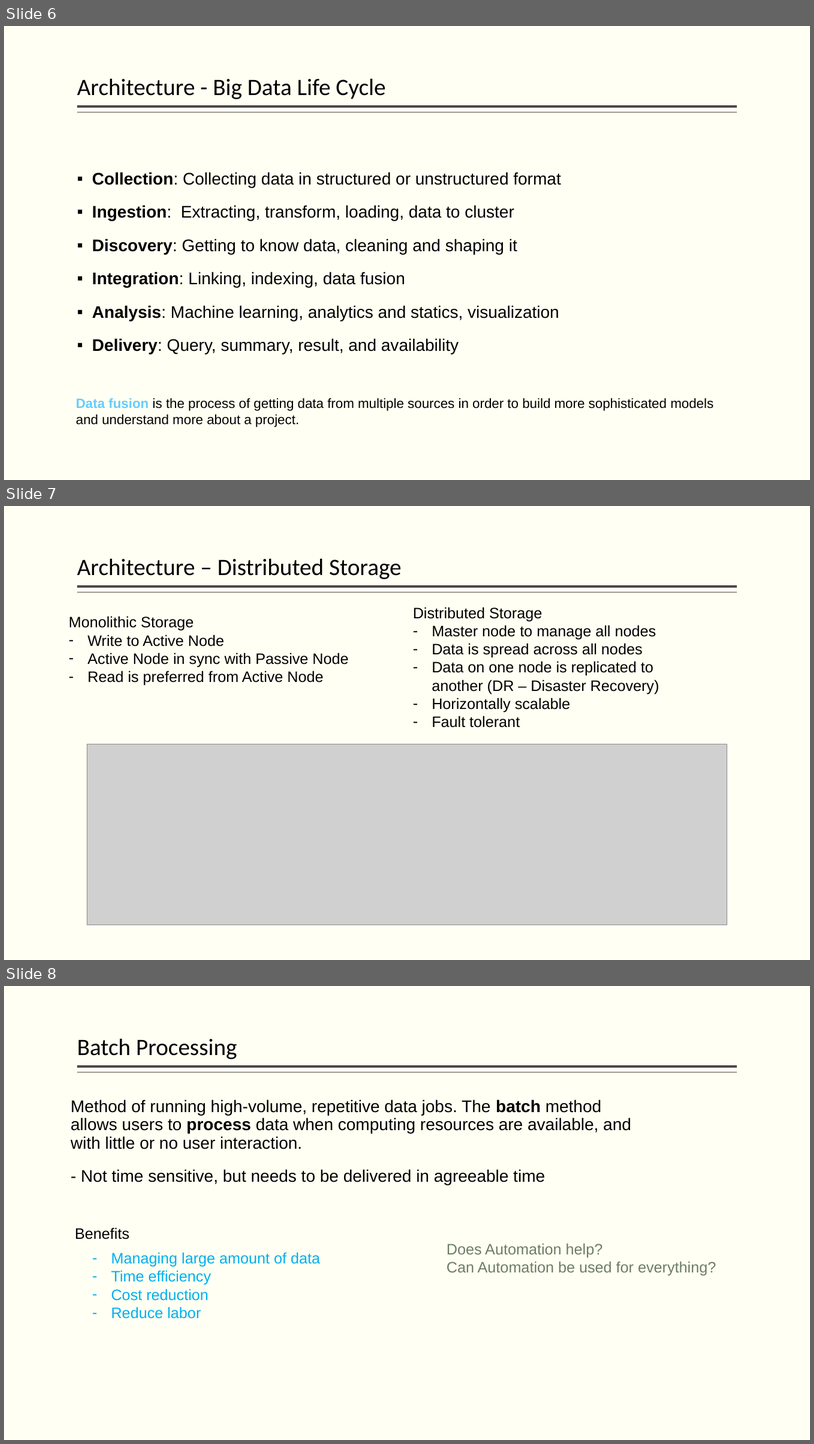
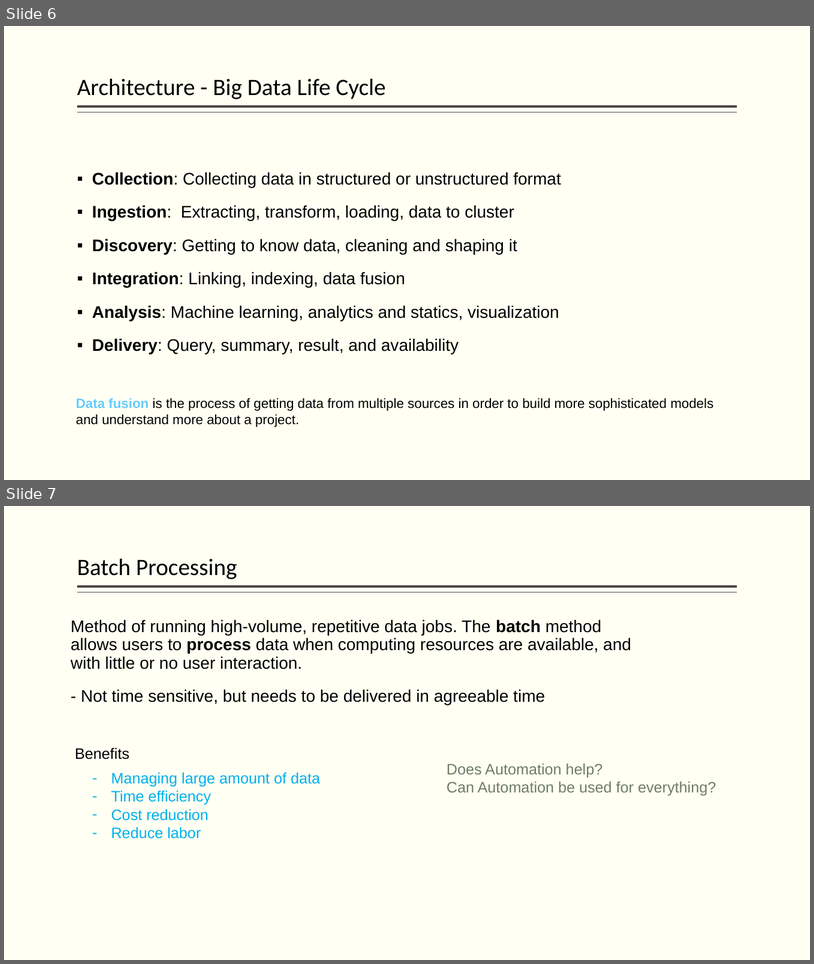
Before and after one commit to hpccsystems-solutions-lab/NCF-2021, a slide deck: BigData-ECL-NCF2021.pptx. Shown one above the other, each under a label of ours: slides 6, 7 and 8 before the commit, slides 6 and 7 after it. The pictures are 814x1444 and 814x964 pixels, drawn with LibreOffice and Linux fonts; fonts in the diff are those of the drawing; grey boxes stand for pictures. Boxes give left, top, right and bottom in pixels: in the first picture for what was removed or moved away, otherwise in the second. Text is boxed around its words. In the diff, an @@ line names an element or a change of style, - is before the commit and + after.

```diff
--- a/BigData-ECL-NCF2021.pptx
+++ b/BigData-ECL-NCF2021.pptx
@@ slide 7 removed at (4,506,810,960), background #FFFFF3; not listed: 2 template elements that a slide beside it also shows @@
@@ title removed at (77,558,402,579) @@
-Architecture – Distributed Storage
@@ text removed at (413,607,660,727) @@
-Distributed Storage
-– Master node to manage all nodes
-– Data is spread across all nodes
-– Data on one node is replicated to another (DR – Disaster Recovery)
-– Horizontally scalable
-– Fault tolerant
@@ text removed at (69,616,348,685) @@
-Monolithic Storage
-– Write to Active Node
-– Active Node in sync with Passive Node
-– Read is preferred from Active Node
@@ picture removed at (87,744,728,925) @@
@@ what was slide 8 is now slide 7 @@
```
Also in this commit, not shown: 4 slides changed, 64 slides added, 3 other slides removed, 9 other files.
